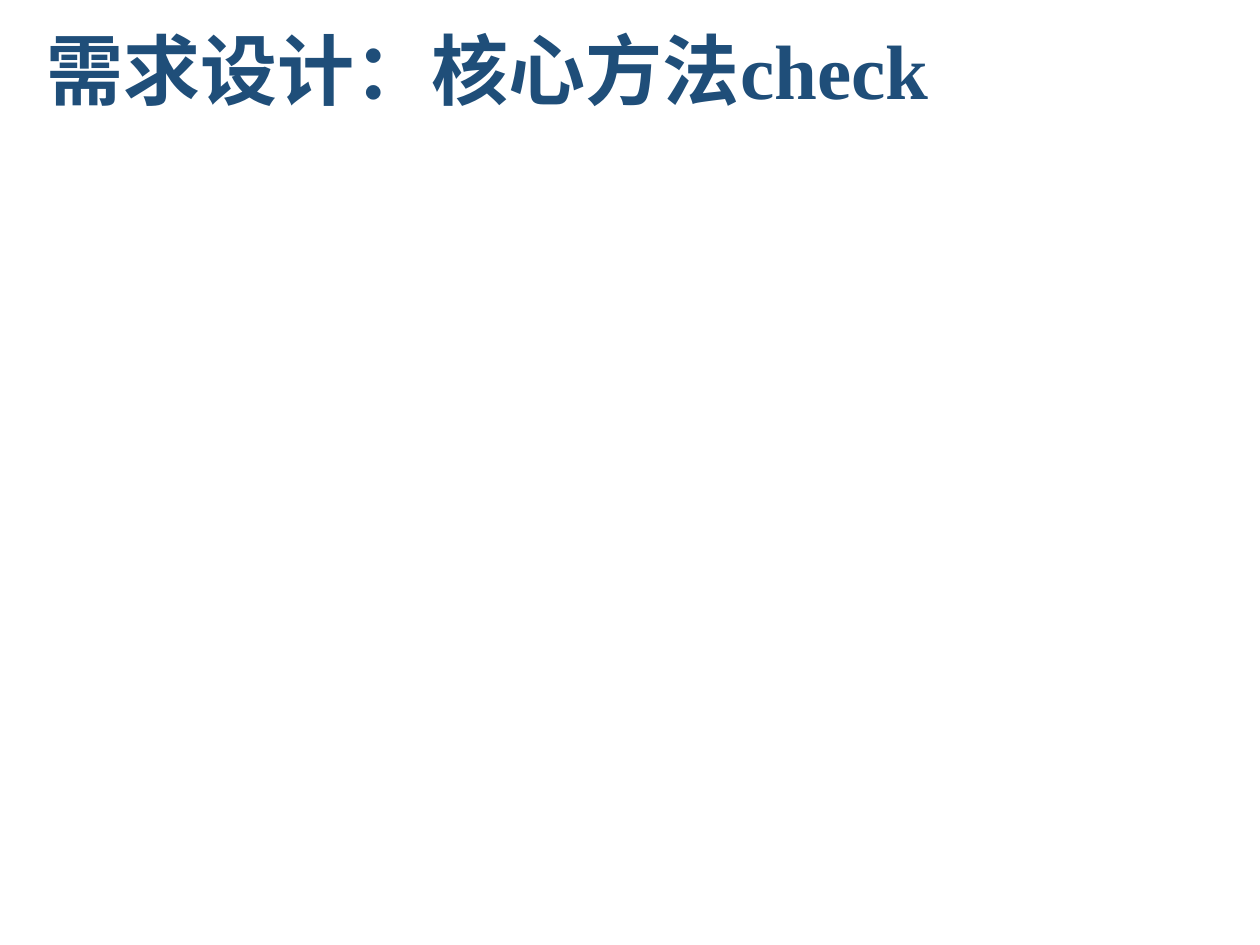
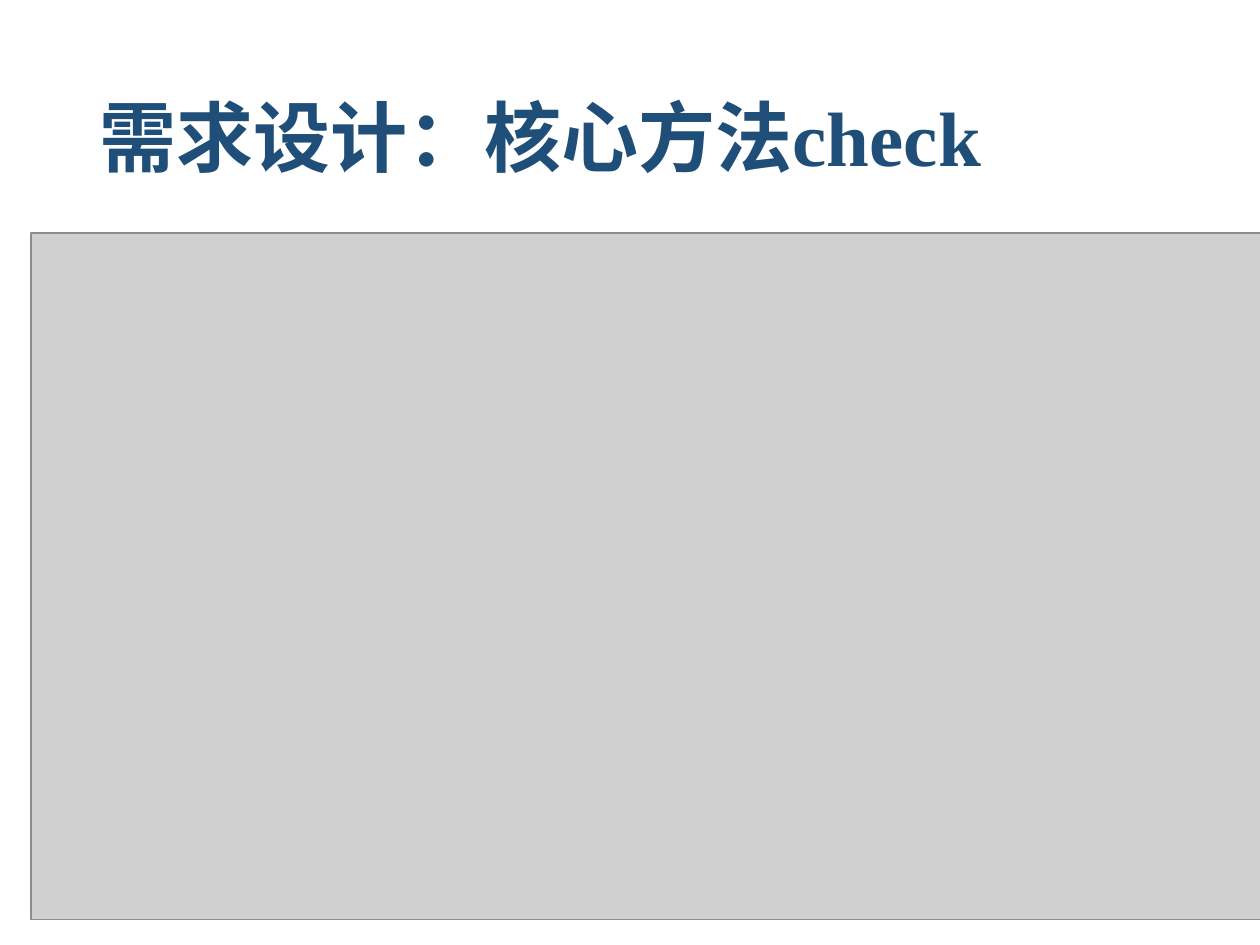
Before and after one commit to zen1995/rucmChecker, a slide deck: slide 25 of finalReport/RUCMChecker_final_report.pptx (slide 16 before the commit). Drawn at 1260x945 pixels with LibreOffice and Linux fonts; fonts in the diff are those of the drawing; grey boxes stand for pictures; background and template pictures are left out. Boxes give left, top, right and bottom in pixels: in the first picture for what was removed or moved away, otherwise in the second. Text is boxed around its words. In the diff, an @@ line names an element or a change of style, - is before the commit and + after.

Commit message:
add ppt

```diff
--- a/finalReport/RUCMChecker_final_report.pptx
+++ b/finalReport/RUCMChecker_final_report.pptx
@@ title "需求设计：核心方法check": place and size @@
-title "需求设计：核心方法check" at (47, 32, 929, 106)
+title "需求设计：核心方法check" at (99, 99, 981, 173)
@@ picture added at (32, 233, 1260, 920) @@
```
Also in this commit, not shown: 1 other slide changed, 8 slides added.
